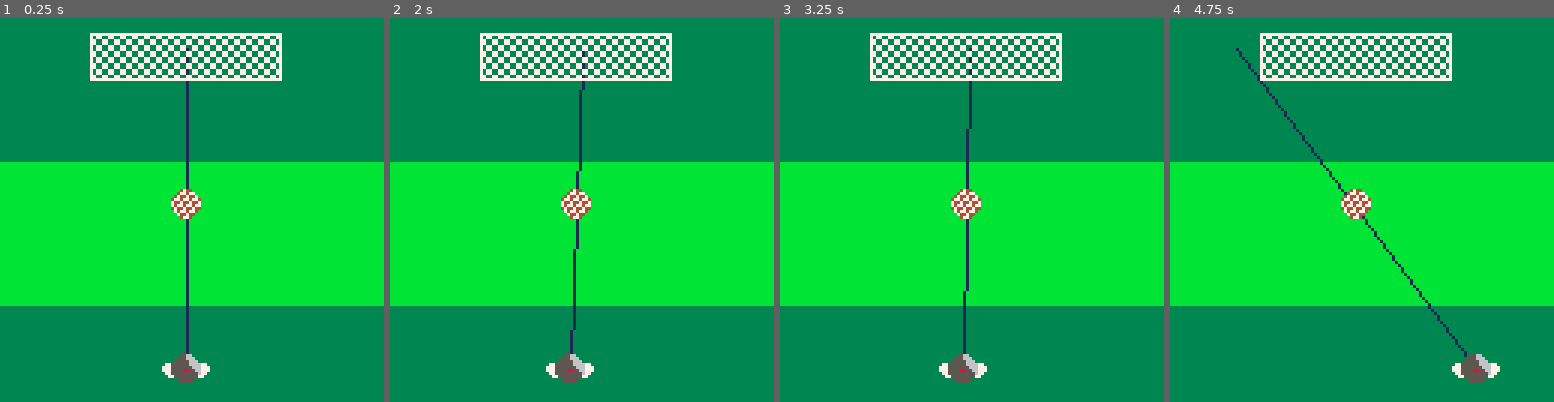
Above: before the commit, frames 1-4 (left to right).
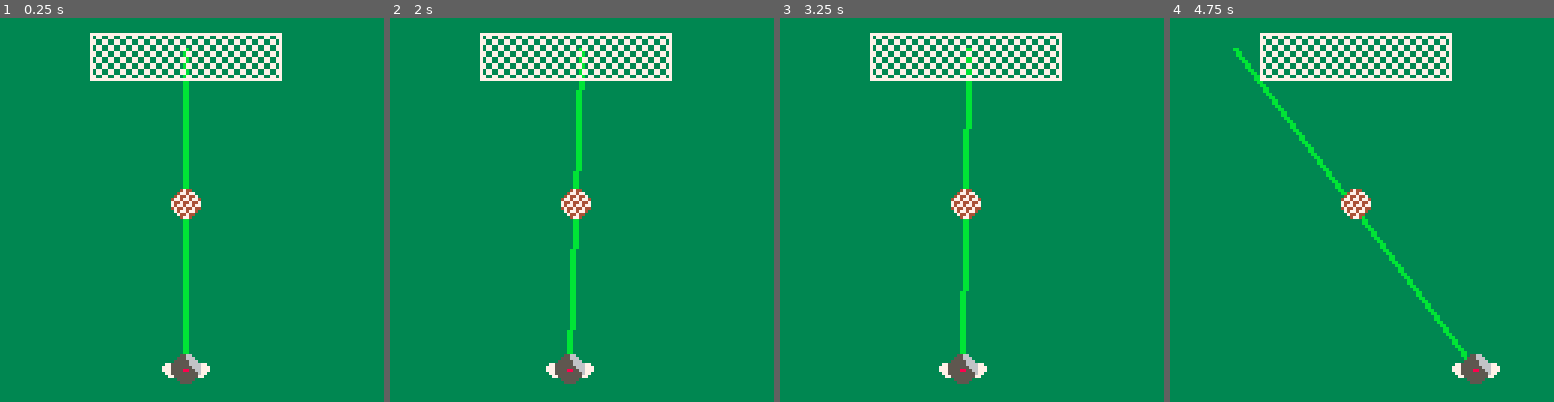
Above: after the commit, the same moments.

Repository: zothynine/torchance
Game: PICO-8 cartridge elfmeter.p8
Same seed, same stepped clock (60 frames per second), same inputs: the game is played once before the commit and once after it.
Inputs:
- Up to frame 1 (0.25 s): no input
- Up to frame 2 (2 s): hold Left from 1.97 s (still down)
- Up to frame 3 (3.25 s): release Left at 2.37 s; hold Right from 2.87 s (still down)
- Up to frame 4 (4.75 s): release Right at 3.53 s; hold Right 4.13-4.53 s

The runs differ from the first frame. In frame 1, 37% of the frame differs, in the area x 0-100%, y 7-88%; in frame 2, 37%; in frame 3, 37%; in frame 4, 37%, in the area x 0-100%, y 7-90%.

Commit message:
Set bounds for player movement and make the line 2px wide

Diff:
--- a/elfmeter.p8
+++ b/elfmeter.p8
@@ -14,11 +14,11 @@
 end
 
 function _update60()
-	if btn(0) then
+	if btn(0) and player.x>0 then
 		player.x-=1
 		target_x+=1
 	end
-	if btn(1) then
+	if btn(1) and player.x<112 then
 		player.x+=1
 		target_x-=1
 	end
@@ -26,15 +26,11 @@
 
 function _draw()
 	cls()
-	rectfill(0,0,127,15,3)
-	rectfill(0,16,127,31,3)
-	rectfill(0,32,127,47,3)
-	rectfill(0,48,127,63,11)
-	rectfill(0,64,127,79,11)
-	rectfill(0,80,127,95,11)
-	rectfill(0,96,127,111,3)
-	rectfill(0,112,127,127,3)
-	line(target_x,10,player.x+8,117,1)
+	rectfill(0,0,127,127,3)
+
+	line(target_x-1,10,player.x+7,117,11)
+	line(target_x,10,player.x+8,117,11)
+
 	spr(40,30,5,8,2)
 	spr(1,54,54,2,2)
 	spr(3,player.x,player.y,2,2)
